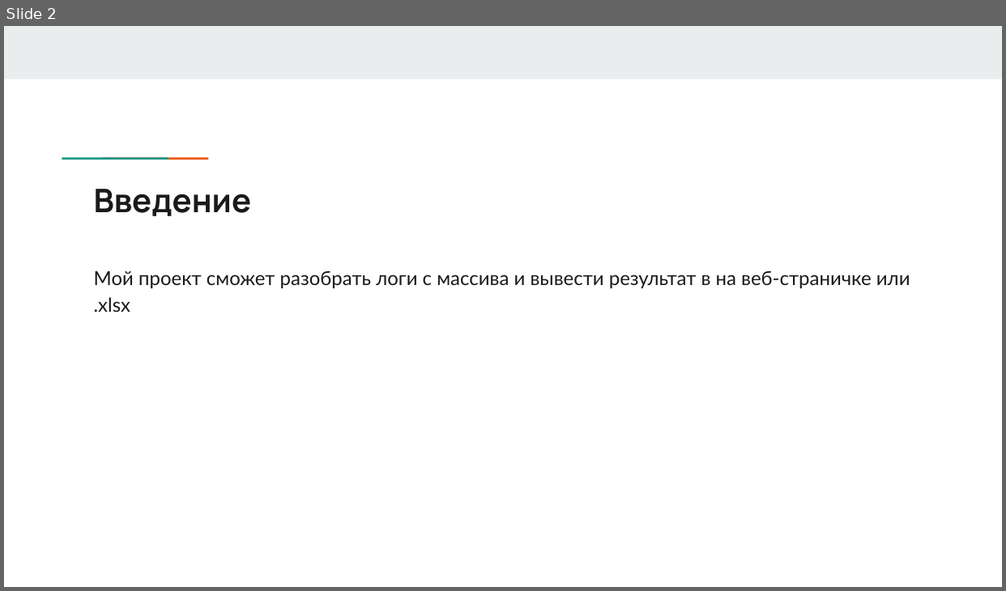
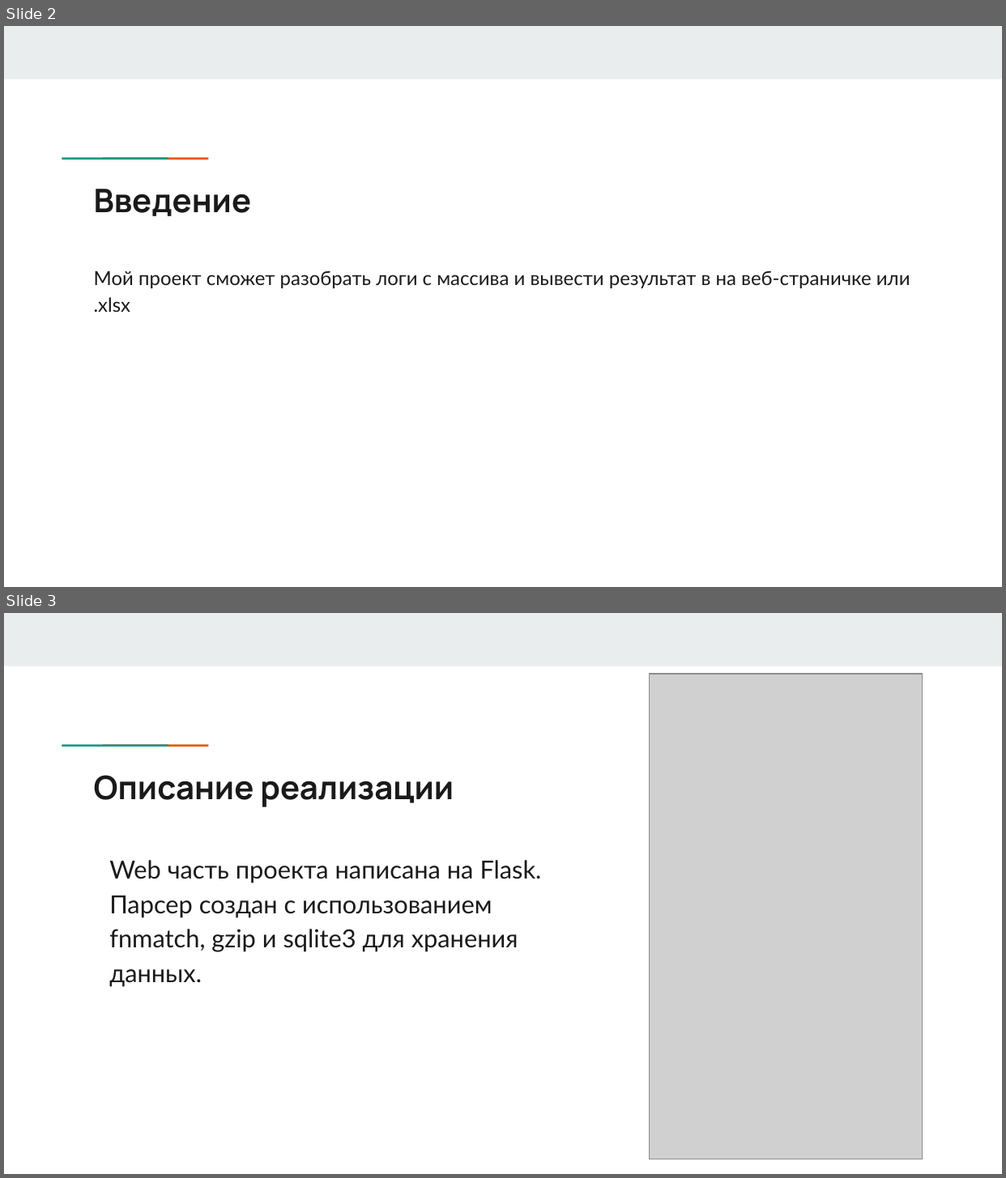
Before and after one commit to OnYyon/SanParser, a slide deck: Yandex.pptx. Shown one above the other, each under a label of ours: slide 2 before the commit, slides 2 and 3 after it. The pictures are 1006x591 and 1006x1178 pixels, drawn with LibreOffice and Linux fonts; fonts in the diff are those of the drawing; grey boxes stand for pictures. Boxes give left, top, right and bottom in pixels: in the first picture for what was removed or moved away, otherwise in the second. Text is boxed around its words. In the diff, an @@ line names an element or a change of style, - is before the commit and + after.

```diff
--- a/Yandex.pptx
+++ b/Yandex.pptx
@@ slide 3 added at [4,613,1002,1174], background #FFFFFF; not listed: 3 template elements that a slide beside it also shows @@
@@ picture added at [649,674,922,1160] @@
@@ title added at [94,775,454,807], 23.4 pt, text #1A1A1A, bold @@
+Описание реализации
@@ text added at [109,860,542,987], 18 pt, text #1A1A1A @@
+Web часть проекта написана на Flask. Парсер создан с использованием fnmatch, gzip и sqlite3 для хранения данных.
```
Also in this commit, not shown: 1 other slide added, 7 other files.
